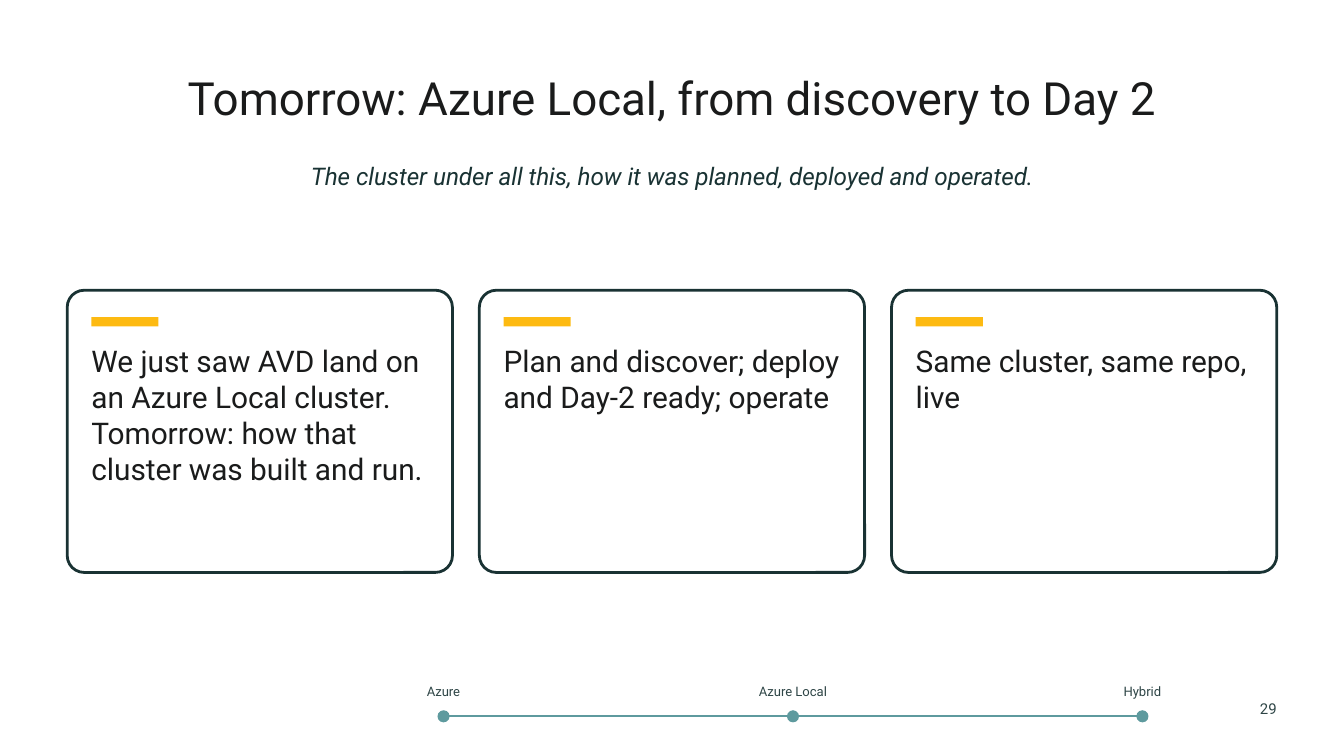
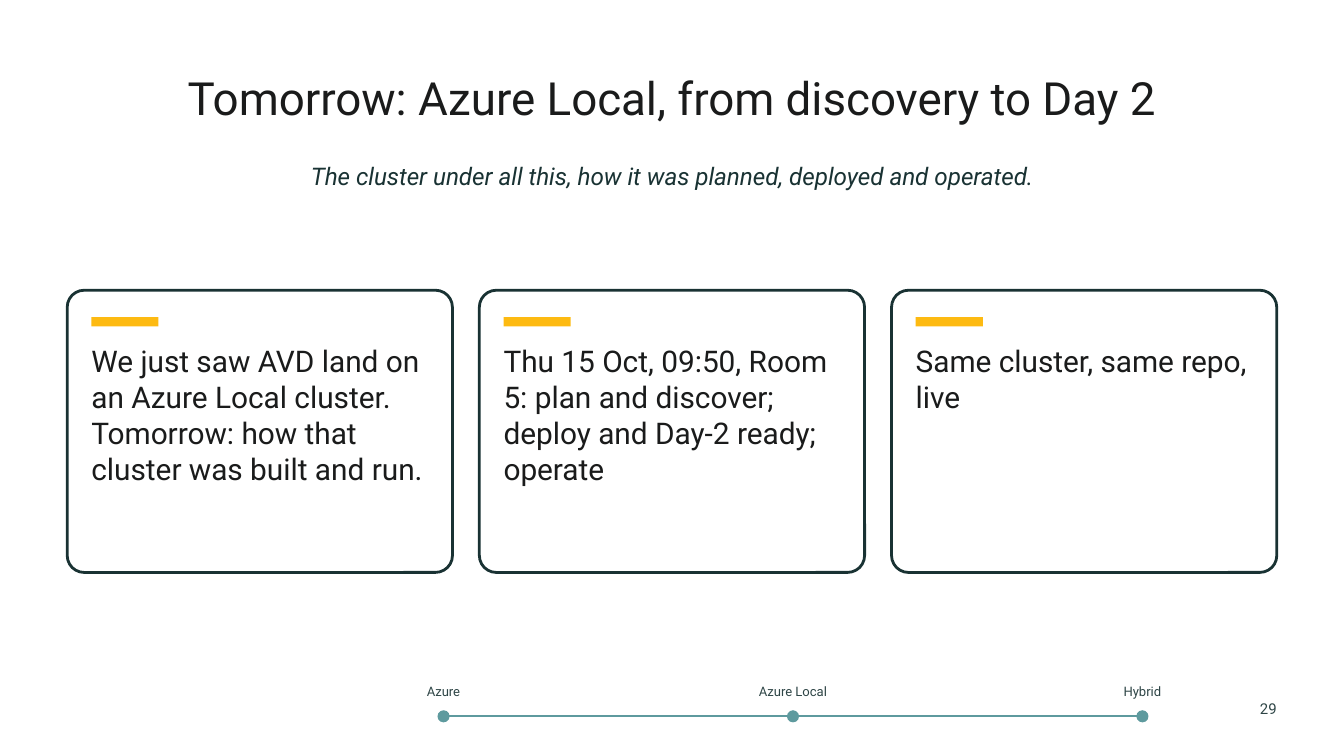
Before and after one commit to thisismydemo/nic2026_avd, a slide deck: slide 29 of presentation/AVD_Anywhere_NIC2026.pptx. Drawn at 1344x756 pixels with LibreOffice and Linux fonts; fonts in the diff are those of the drawing; background and template pictures are left out. Boxes give left, top, right and bottom in pixels: in the first picture for what was removed or moved away, otherwise in the second. Text is boxed around its words. In the diff, an @@ line names an element or a change of style, - is before the commit and + after.

```diff
--- a/presentation/AVD_Anywhere_NIC2026.pptx
+++ b/presentation/AVD_Anywhere_NIC2026.pptx
@@ text at (504,349,827,486): text changed @@
-Plan and discover; deploy and Day-2 ready; operate
+Thu 15 Oct, 09:50, Room 5: plan and discover; deploy and Day-2 ready; operate
```
Also in this commit, not shown: 1 other slide changed.
